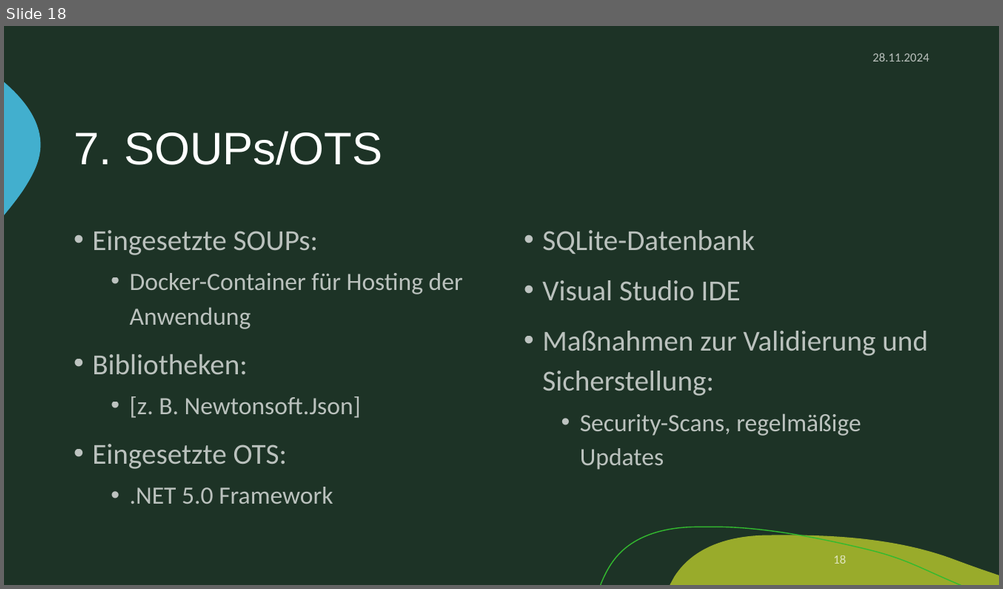
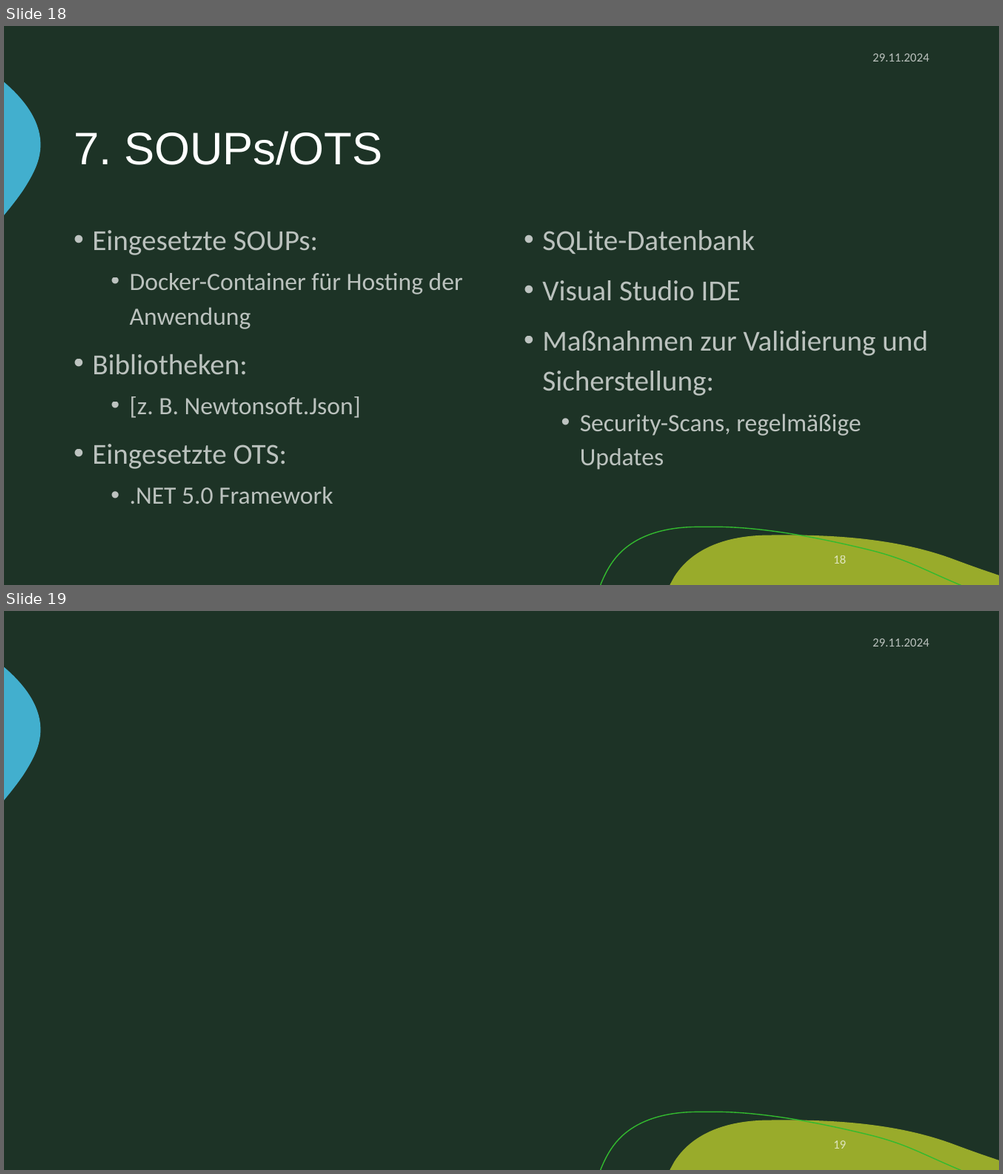
Before and after one commit to zIExpantion/ZumGelbenBach, a slide deck: Dokumente/Sprint-Backlog/Sprint-Backlog1.pptx. Shown one above the other, each under a label of ours: slide 18 before the commit, slides 18 and 19 after it. The pictures are 1003x589 and 1003x1174 pixels, drawn with LibreOffice and Linux fonts; fonts in the diff are those of the drawing; background and template pictures are left out. Boxes give left, top, right and bottom in pixels: in the first picture for what was removed or moved away, otherwise in the second. Text is boxed around its words. In the diff, an @@ line names an element or a change of style, - is before the commit and + after.

```diff
--- a/Dokumente/Sprint-Backlog/Sprint-Backlog1.pptx
+++ b/Dokumente/Sprint-Backlog/Sprint-Backlog1.pptx
@@ slide 19 added at (4,611,999,1170), background #1D3326; not listed: 3 template elements that a slide beside it also shows @@
@@ text added at (872,638,928,647), 12 pt, text #FFFFFF at 70% opacity @@
+29.11.2024
@@ page number added at (833,1141,845,1149), 12 pt, text #FFFFFF at 70% opacity @@
+19
@@ slide 18 changed as well @@
@@ text at (872,53,928,62): text changed @@
-28.11.2024
+29.11.2024
```
Also in this commit, not shown: 16 other slides changed, 1 other slide added, 2 other files.
